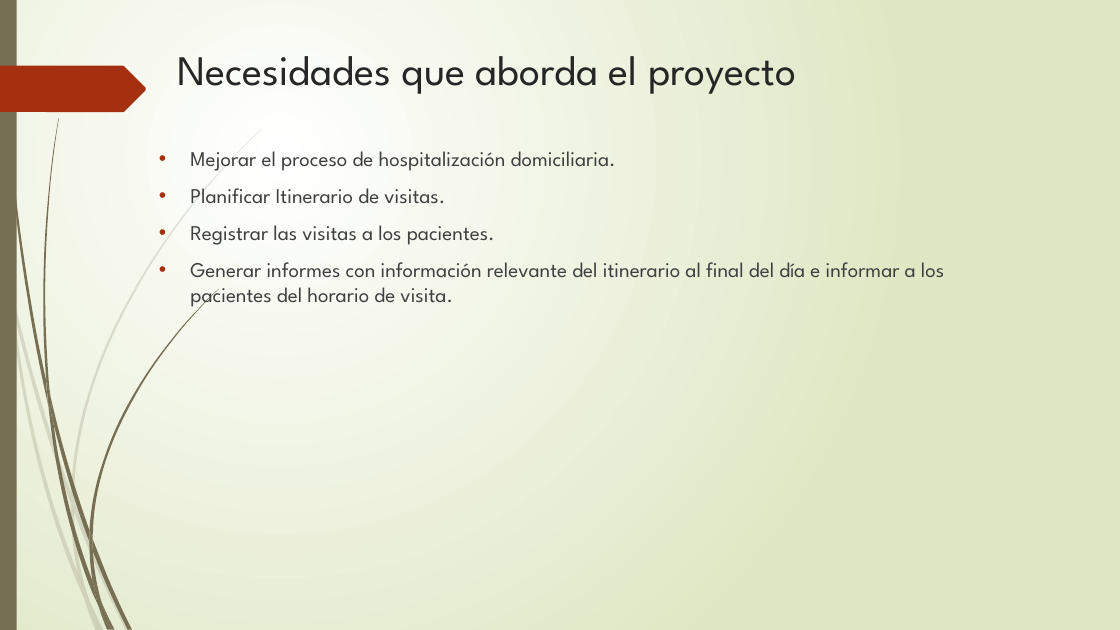
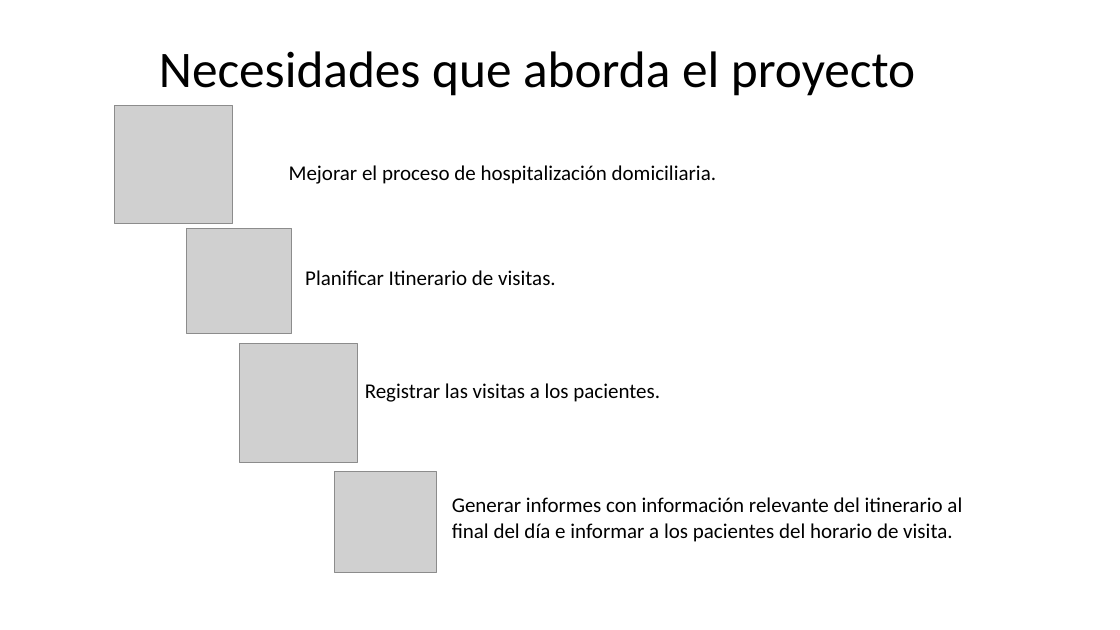
Before and after one commit to DanSotoC/G4HD, a slide deck: slide 2 of Hospitalización Domiciliaria.pptx. Drawn at 1120x630 pixels with LibreOffice and Linux fonts; fonts in the diff are those of the drawing; grey boxes stand for pictures. Boxes give left, top, right and bottom in pixels: in the first picture for what was removed or moved away, otherwise in the second. Text is boxed around its words. In the diff, an @@ line names an element or a change of style, - is before the commit and + after.

```diff
--- a/Hospitalización Domiciliaria.pptx
+++ b/Hospitalización Domiciliaria.pptx
@@ background gradient #FFFFFF to #DFE8C4 to #FFFFFF @@
@@ rectangle removed at box(0, 0, 17, 630) @@
@@ title "Necesidades que aborda el proyecto": place and size @@
-title "Necesidades que aborda el proyecto" at box(177, 56, 796, 94)
+title "Necesidades que aborda el proyecto" at box(159, 51, 915, 96)
@@ title "Necesidades que aborda el proyecto" at box(159, 51, 915, 96): size 36 to 44 pt, font League Spartan to Calibri, text colour #262626 to #000000; line spacing 1 to 0.9; vertical alignment top to middle @@
@@ freeform shape removed at box(0, 66, 146, 112) @@
@@ picture added at box(114, 105, 233, 223) @@
@@ text removed at box(190, 151, 944, 308) @@
-• Mejorar el proceso de hospitalización domiciliaria.
-• Planificar Itinerario de visitas.
-• Registrar las visitas a los pacientes.
-• Generar informes con información relevante del itinerario al final del día e informar a los pacientes del horario de visita.
@@ text added at box(289, 165, 716, 184), 18 pt, text #000000 @@
+Mejorar el proceso de hospitalización domiciliaria.
@@ picture added at box(187, 229, 292, 334) @@
@@ text added at box(305, 270, 556, 285), 18 pt, text #000000 @@
+Planificar Itinerario de visitas.
@@ picture added at box(239, 344, 358, 462) @@
@@ text added at box(365, 383, 660, 402), 18 pt, text #000000 @@
+Registrar las visitas a los pacientes.
@@ picture added at box(335, 471, 437, 573) @@
@@ text added at box(452, 497, 962, 542), 18 pt, text #000000 @@
+Generar informes con información relevante del itinerario al final del día e informar a los pacientes del horario de visita.
@@ group removed at box(0, 129, 262, 630): 10 freeform shapes @@
@@ group removed at box(3, 0, 218, 630): 12 freeform shapes @@
```
Also in this commit, not shown: 3 other slides changed.
